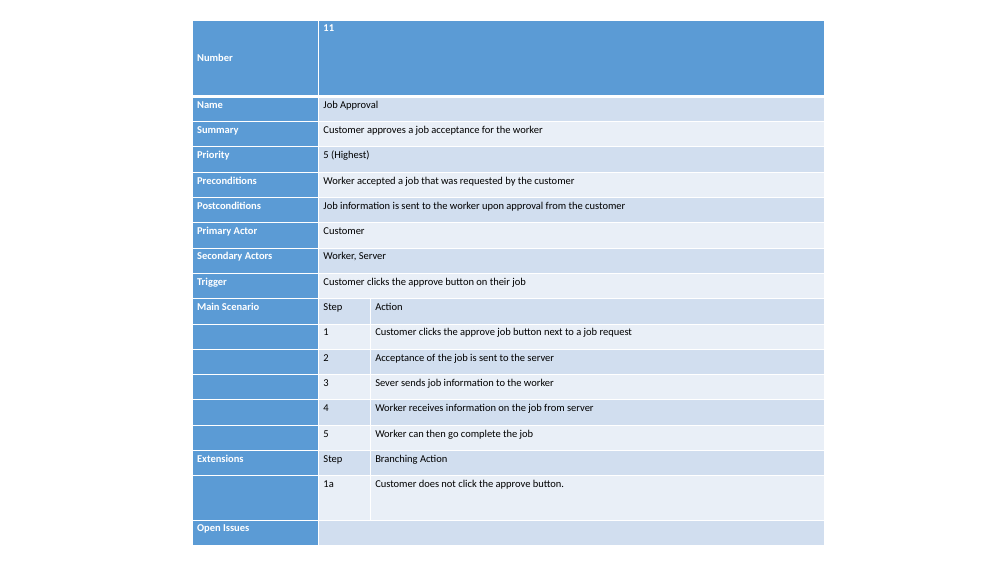
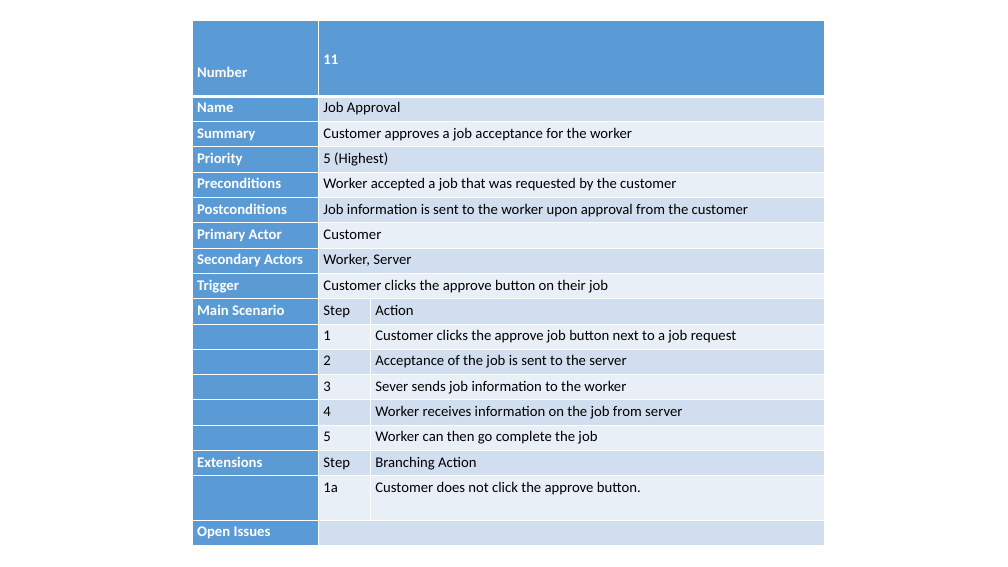
Before and after one commit to jjumbc/Software-Engineering-Group-project, a slide deck: slide 9 of Presentation/Spiral1.pptx. Drawn at 1008x567 pixels with LibreOffice and Linux fonts; fonts in the diff are those of the drawing. Boxes give left, top, right and bottom in pixels: in the first picture for what was removed or moved away, otherwise in the second. Text is boxed around its words. In the diff, an @@ line names an element or a change of style, - is before the commit and + after.

Commit message:
Standardized font size to 14 on Use Cases in Spiral1.pptx

```diff
--- a/Presentation/Spiral1.pptx
+++ b/Presentation/Spiral1.pptx
@@ table at [193, 20, 825, 546] @@
@@ size 10 to 14 pt @@
```
Also in this commit, not shown: 11 other slides changed.
